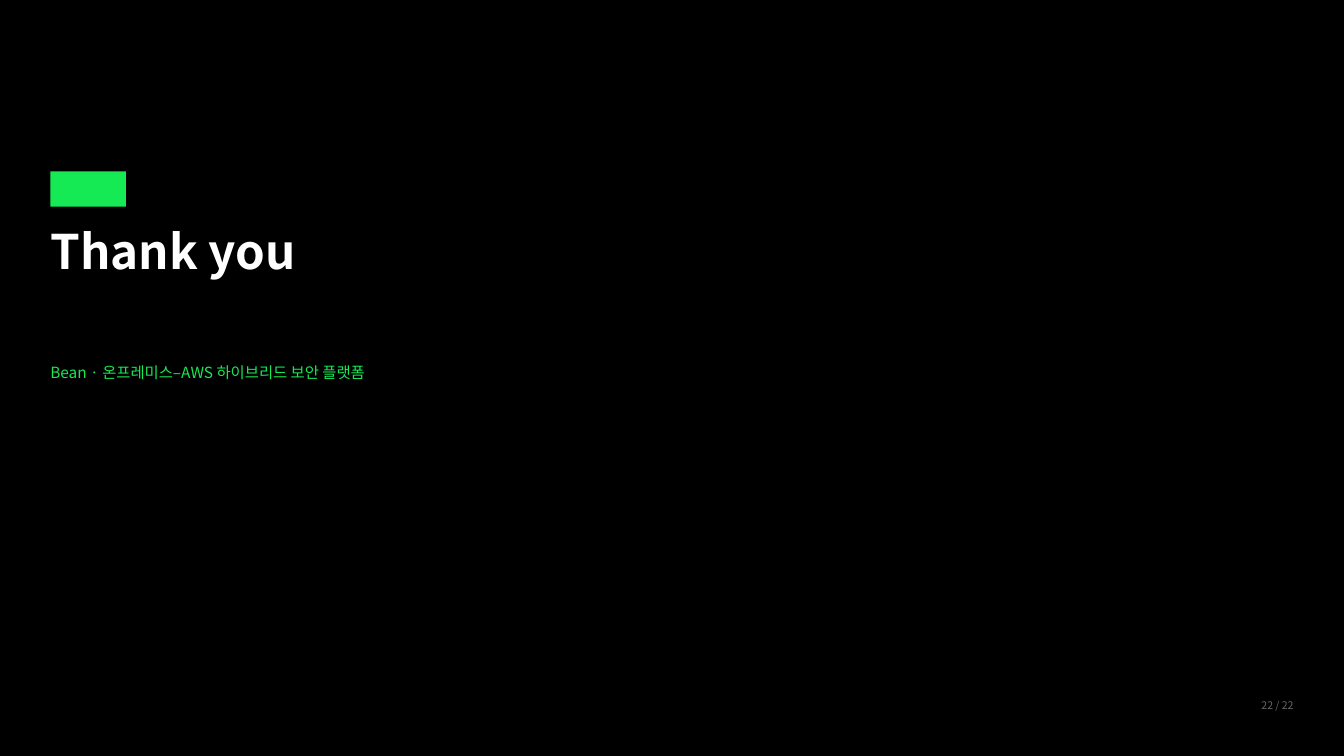
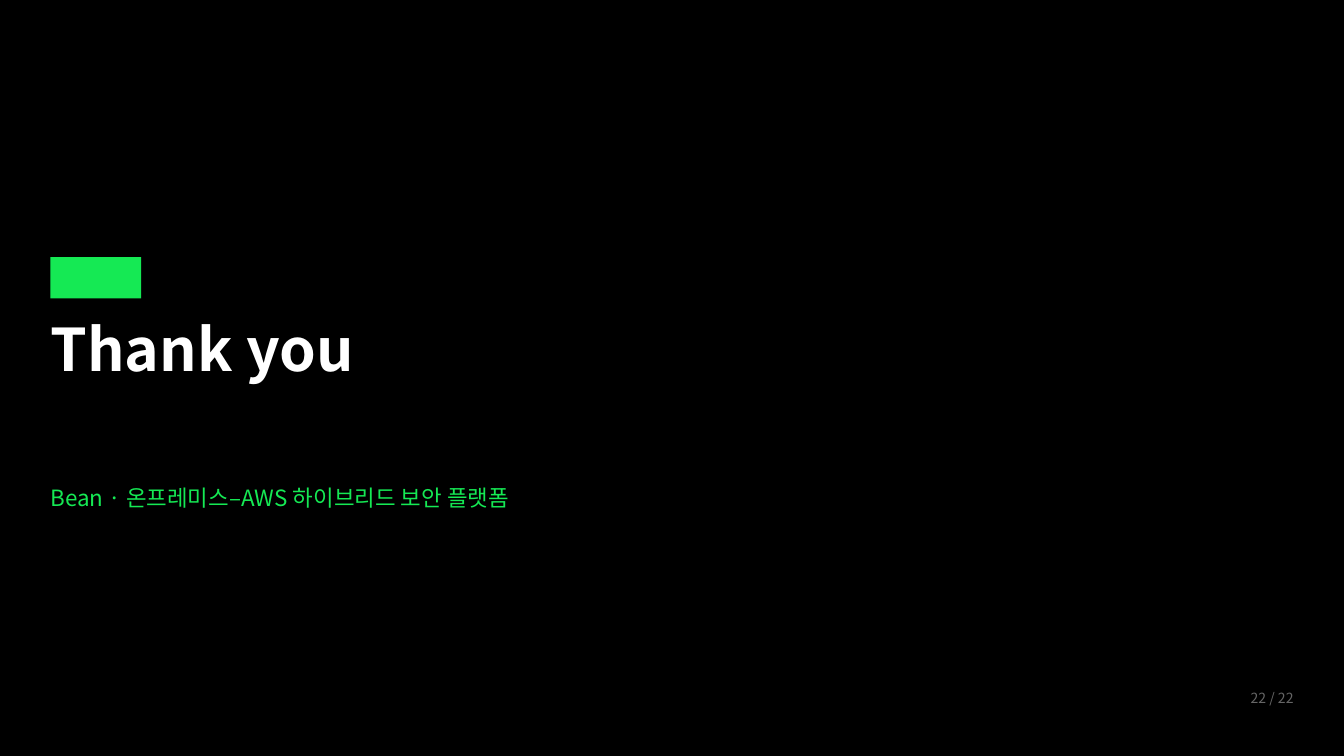
Before and after one commit to ktcloud4-bean/platform, a slide deck: slide 22 of docs/presentation/ktcloud4-bean.pptx. Drawn at 1344x756 pixels with LibreOffice and Linux fonts; fonts in the diff are those of the drawing. Boxes give left, top, right and bottom in pixels: in the first picture for what was removed or moved away, otherwise in the second. Text is boxed around its words. In the diff, an @@ line names an element or a change of style, - is before the commit and + after.

```diff
--- a/docs/presentation/ktcloud4-bean.pptx
+++ b/docs/presentation/ktcloud4-bean.pptx
@@ rectangle: place and size @@
-rectangle at <box>50,171,126,207</box>
+rectangle at <box>50,257,141,298</box>
@@ text "Thank you": place and size @@
-text "Thank you" at <box>50,231,296,280</box>
+text "Thank you" at <box>50,324,354,384</box>
@@ text "Thank you" at <box>50,324,354,384</box>: size 68 to 84 pt @@
@@ text "Bean · 온프레미스–AWS 하이브리드 보안 ...": place and size @@
-text "Bean · 온프레미스–AWS 하이브리드 보안 ..." at <box>50,365,364,380</box>
+text "Bean · 온프레미스–AWS 하이브리드 보안 ..." at <box>50,487,509,508</box>
@@ text "Bean · 온프레미스–AWS 하이브리드 보안 ..." at <box>50,487,509,508</box>: size 22 to 32 pt @@
@@ text "22 / 22": place and size @@
-text "22 / 22" at <box>1261,701,1294,709</box>
+text "22 / 22" at <box>1251,693,1294,703</box>
@@ text "22 / 22" at <box>1251,693,1294,703</box>: size 15 to 20 pt @@
```
Also in this commit, not shown: 9 other slides changed, 12 slides added, 12 slides removed, 2 other files.
